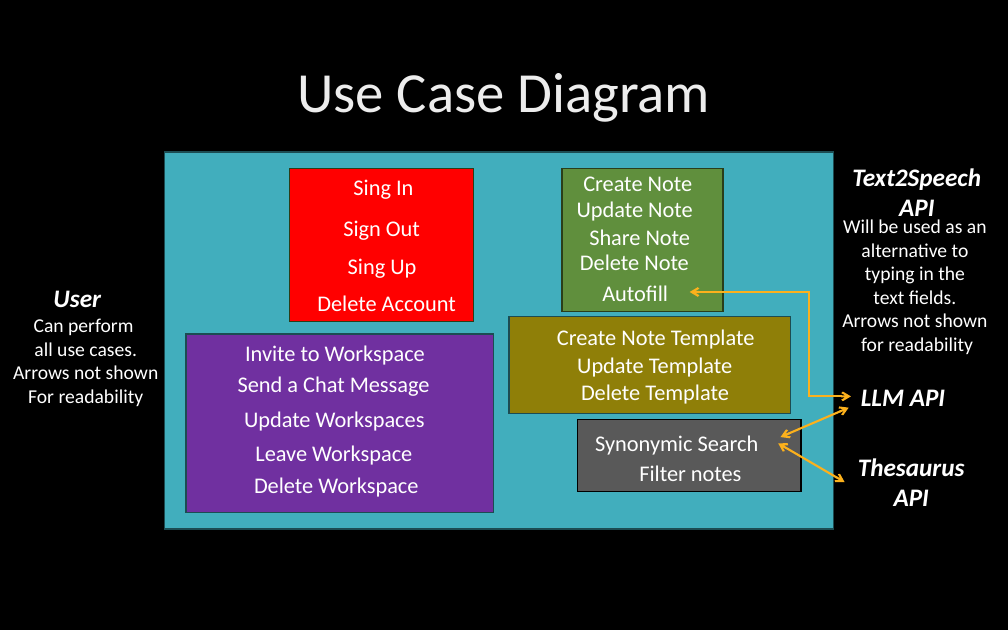
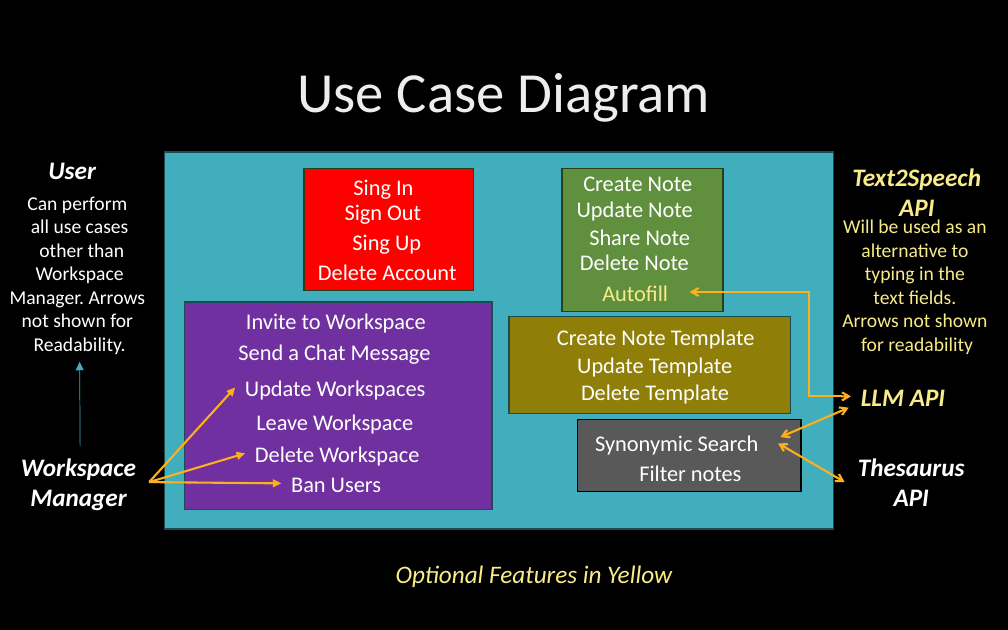
Before and after one commit to MinPoe/frontend-thingspace.ts, a slide deck: slide 4 of ThingSpaceTsM2.pptx. Drawn at 1008x630 pixels with LibreOffice and Linux fonts; fonts in the diff are those of the drawing; background and template pictures are left out. Boxes give left, top, right and bottom in pixels: in the first picture for what was removed or moved away, otherwise in the second. Text is boxed around its words. In the diff, an @@ line names an element or a change of style, - is before the commit and + after.

Commit message:
use case diagram hopefully final

```diff
--- a/ThingSpaceTsM2.pptx
+++ b/ThingSpaceTsM2.pptx
@@ text "User": place and size @@
-text "User" at bbox=[53, 290, 101, 308]
+text "User" at bbox=[48, 162, 96, 180]
@@ rectangle: place and size @@
-rectangle at bbox=[289, 168, 474, 322]
+rectangle at bbox=[304, 168, 475, 290]
@@ text "Can perform": place and size @@
-text "Can perform" at bbox=[13, 318, 159, 406]
+text "Can perform" at bbox=[10, 196, 146, 354]
@@ text "Sign Out": place and size @@
-text "Sign Out" at bbox=[343, 220, 420, 240]
+text "Sign Out" at bbox=[345, 204, 421, 224]
@@ text at bbox=[10, 219, 146, 354]: text changed @@
-all use cases.
-Arrows not shown
-For readability
+all use cases
+other than
+Workspace
+Manager. Arrows
+not shown for
+Readability.
@@ text "Sing Up": place and size @@
-text "Sing Up" at bbox=[348, 258, 416, 278]
+text "Sing Up" at bbox=[352, 234, 421, 254]
@@ text colour #FFFFFF to #F8EB89 in 4 elements at bbox=[852, 168, 981, 216], bbox=[861, 389, 945, 406], bbox=[842, 219, 988, 354], bbox=[602, 285, 668, 301] @@
@@ rectangle: place and size @@
-rectangle at bbox=[186, 334, 494, 512]
+rectangle at bbox=[184, 302, 492, 510]
@@ arrow added from (80, 447) to (80, 362), #41AEBD 0.5 pt @@
@@ arrow added from (149, 482) to (235, 388), #FCB11C 1.5 pt @@
@@ 5 texts: place and size @@
-5 texts at bbox=[238, 295, 456, 465]
+5 texts at bbox=[238, 264, 456, 434]
@@ text "Delete Workspace": place and size @@
-text "Delete Workspace" at bbox=[254, 477, 418, 497]
+text "Delete Workspace" at bbox=[255, 446, 419, 466]
@@ text added at bbox=[21, 458, 136, 511], 18 pt, text #FFFFFF, bold, italic @@
+Workspace
+Manager
@@ arrow added from (149, 482) to (245, 454), #FCB11C 1.5 pt @@
@@ text added at bbox=[291, 477, 381, 492], 16 pt, text #FFFFFF @@
+Ban Users
@@ arrow added from (149, 482) to (281, 484), #FCB11C 1.5 pt @@
@@ text added at bbox=[396, 565, 672, 587], 18 pt, text #F8EB89, italic @@
+Optional Features in Yellow
```
Also in this commit, not shown: 1 other slide changed.
